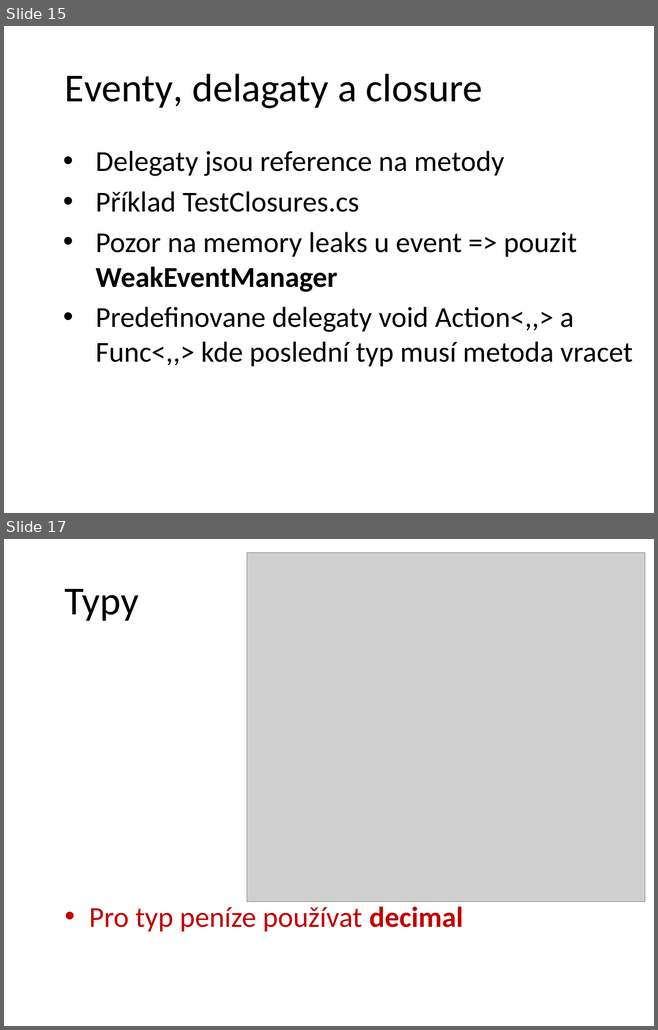
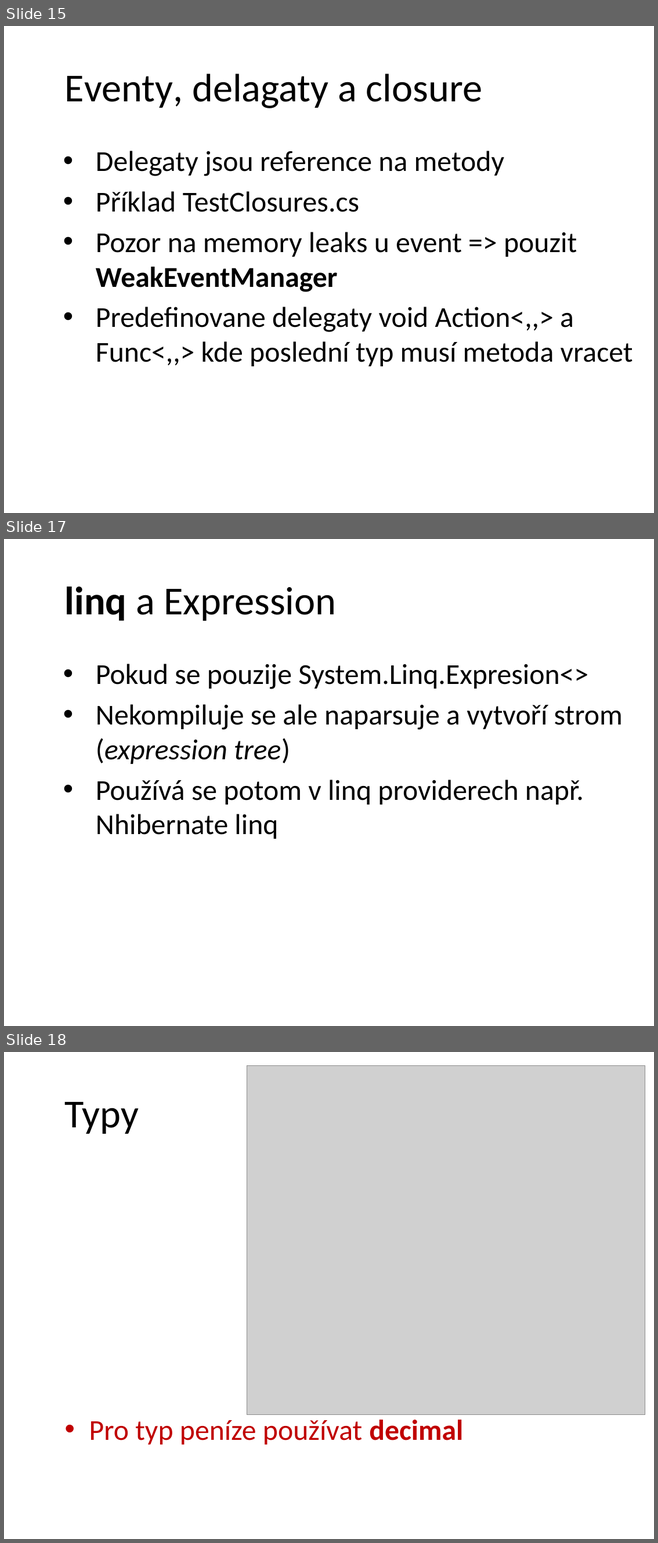
Before and after one commit to petrbalat/Skoleni-Csharp-NET, a slide deck: prezentace.pptx. Shown one above the other, each under a label of ours: slides 15 and 17 before the commit, slides 15, 17 and 18 after it; the slides between them are not shown. The pictures are 658x1030 and 658x1543 pixels, drawn with LibreOffice and Linux fonts; fonts in the diff are those of the drawing; grey boxes stand for pictures; background and template pictures are left out. Boxes give left, top, right and bottom in pixels: in the first picture for what was removed or moved away, otherwise in the second. Text is boxed around its words. In the diff, an @@ line names an element or a change of style, - is before the commit and + after.

Commit message:
+ expression

```diff
--- a/prezentace.pptx
+++ b/prezentace.pptx
@@ slide 17 added at box(4, 539, 654, 1026), background picture (left out) @@
@@ title added at box(65, 587, 336, 621), 44 pt, text #000000 @@
+linq a Expression
@@ text added at box(96, 664, 622, 839), 32 pt, text #000000 @@
+• Pokud se pouzije System.Linq.Expresion<>
+• Nekompiluje se ale naparsuje a vytvoří strom (expression tree)
+• Používá se potom v linq providerech např. Nhibernate linq
@@ what was slide 17 is now slide 18 @@
```
Also in this commit, not shown: 1 slide changed, 3 other files.
